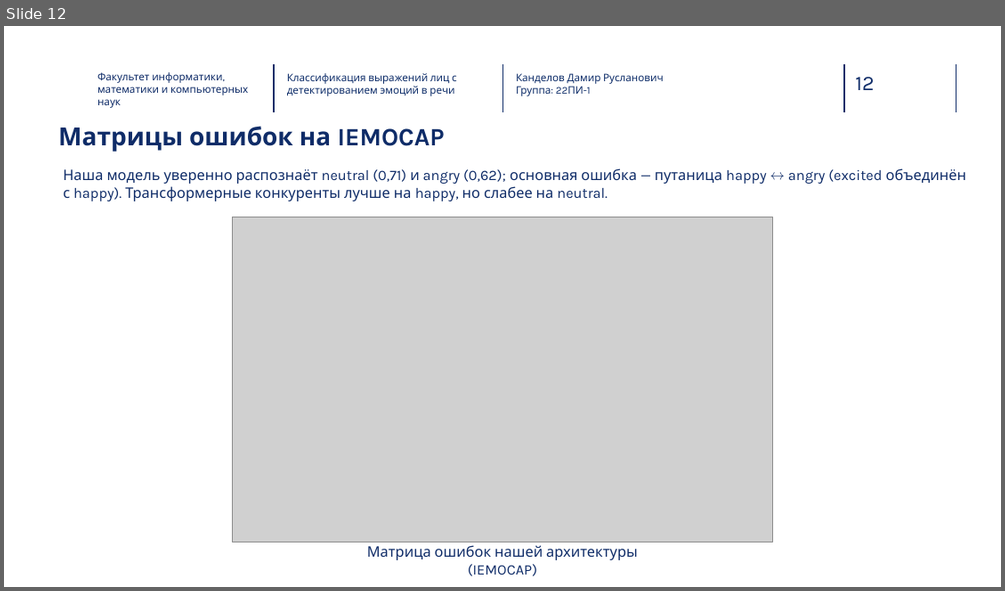
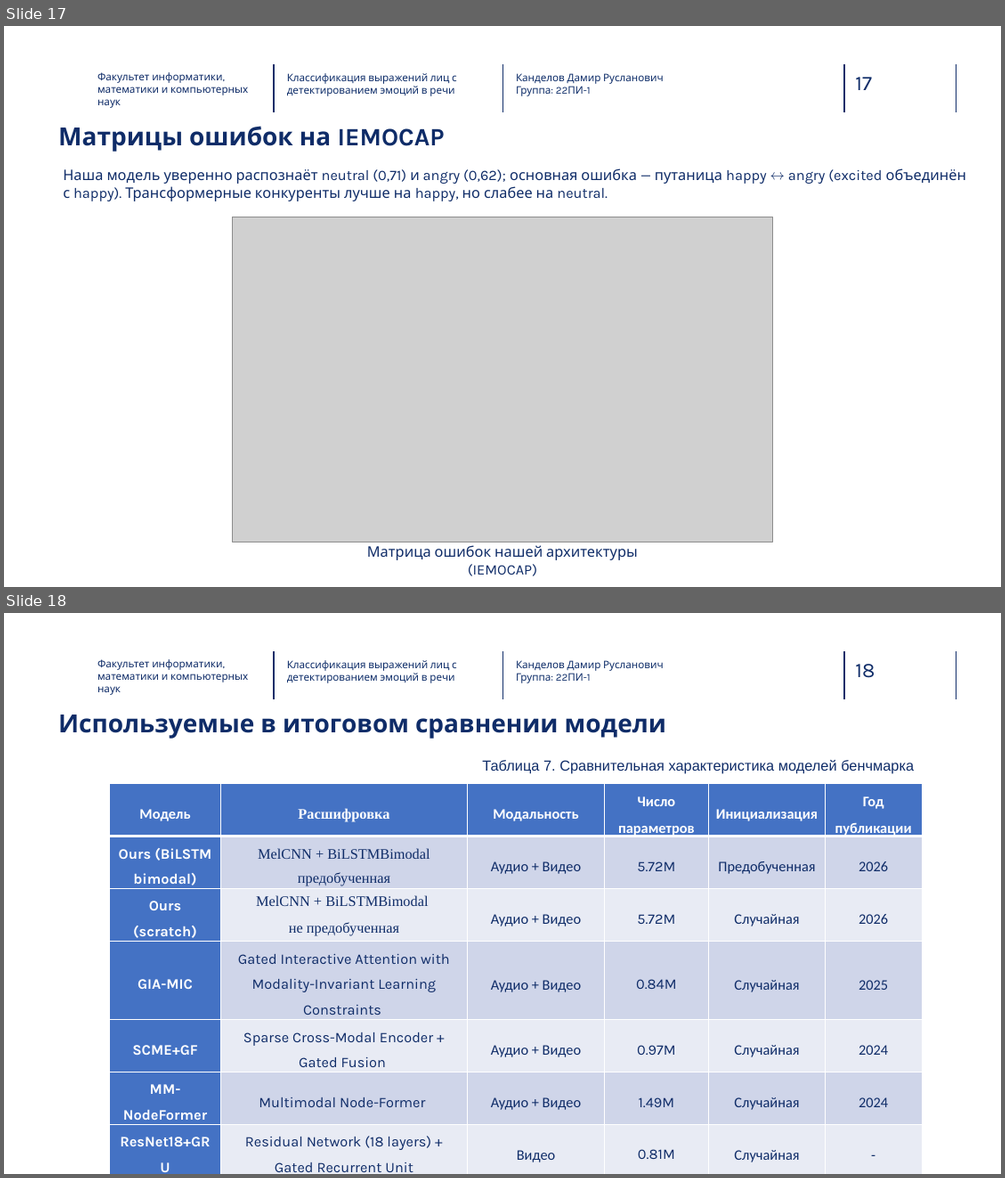
Before and after one commit to Kaparya/Classification-of-Facial-Expressions, a slide deck: Diploma_presentation.pptx. Shown one above the other, each under a label of ours: slide 12 before the commit, slides 17 and 18 after it. The pictures are 1005x591 and 1005x1178 pixels, drawn with LibreOffice and Linux fonts; fonts in the diff are those of the drawing; grey boxes stand for pictures; background and template pictures are left out. Boxes give left, top, right and bottom in pixels: in the first picture for what was removed or moved away, otherwise in the second. Text is boxed around its words. In the diff, an @@ line names an element or a change of style, - is before the commit and + after.

```diff
--- a/Diploma_presentation.pptx
+++ b/Diploma_presentation.pptx
@@ slide 18 added at (x1=4, y1=613, x2=1001, y2=1174), background picture (left out); not listed: 5 template elements that a slide beside it also shows @@
@@ text added at (x1=97, y1=659, x2=248, y2=695), 10 pt, text #0F2C68 @@
+Факультет информатики, математики и компьютерных наук
@@ text added at (x1=287, y1=660, x2=457, y2=683), 10 pt, text #0E2D69 @@
+Классификация выражений лиц с детектированием эмоций в речи
@@ text added at (x1=516, y1=660, x2=663, y2=683), 10 pt, text #0E2D69 @@
+Канделов Дамир Русланович
+Группа: 22ПИ-1
@@ text added at (x1=58, y1=714, x2=666, y2=738), 24 pt, text #0F2C68, bold @@
+Используемые в итоговом сравнении модели
@@ text added at (x1=482, y1=760, x2=914, y2=773), 14 pt, text #0F2C68 @@
+Таблица 7. Сравнительная характеристика моделей бенчмарка
@@ table added at (x1=110, y1=784, x2=923, y2=1174), 7 rows, 6 columns @@
+Модель | Расшифровка | Модальность | Число параметров | Инициализация | Год публикации
+Ours (BiLSTM bimodal) | MelCNN + BiLSTMBimodal предобученная | Аудио + Видео | 5.72M | Предобученная | 2026
+Ours (scratch) | MelCNN + BiLSTMBimodal / не предобученная | Аудио + Видео | 5.72M | Случайная | 2026
+GIA-MIC | Gated Interactive Attention with Modality-Invariant Learning Constraints | Аудио + Видео | 0.84M | Случайная | 2025
+SCME+GF | Sparse Cross-Modal Encoder + Gated Fusion | Аудио + Видео | 0.97M | Случайная | 2024
+MM-NodeFormer | Multimodal Node-Former | Аудио + Видео | 1.49M | Случайная | 2024
+ResNet18+GRU | Residual Network (18 layers) + Gated Recurrent Unit | Видео | 0.81M | Случайная | -
@@ what was slide 12 is now slide 17 @@
@@ page number at (x1=855, y1=77, x2=872, y2=90): text changed @@
-12
+17
```
Also in this commit, not shown: 7 slides changed, 1 other slide added, 1 other file.
